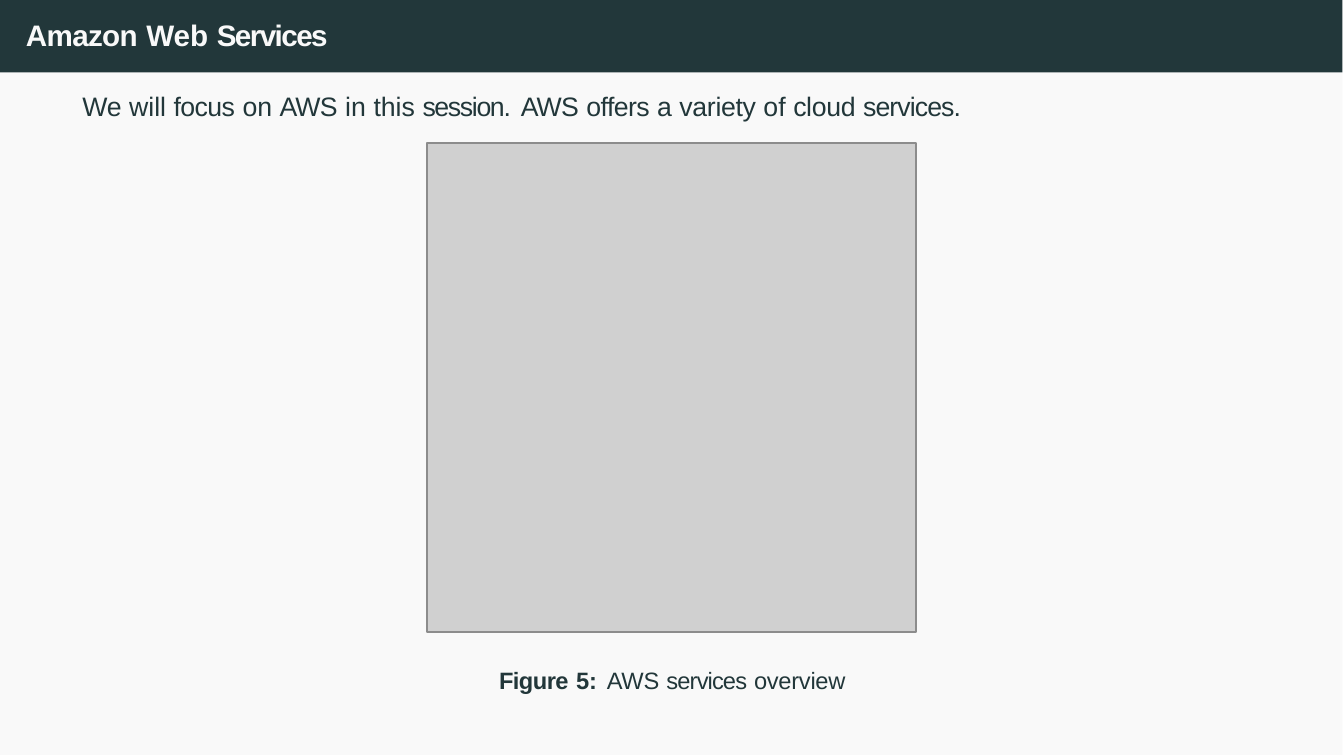
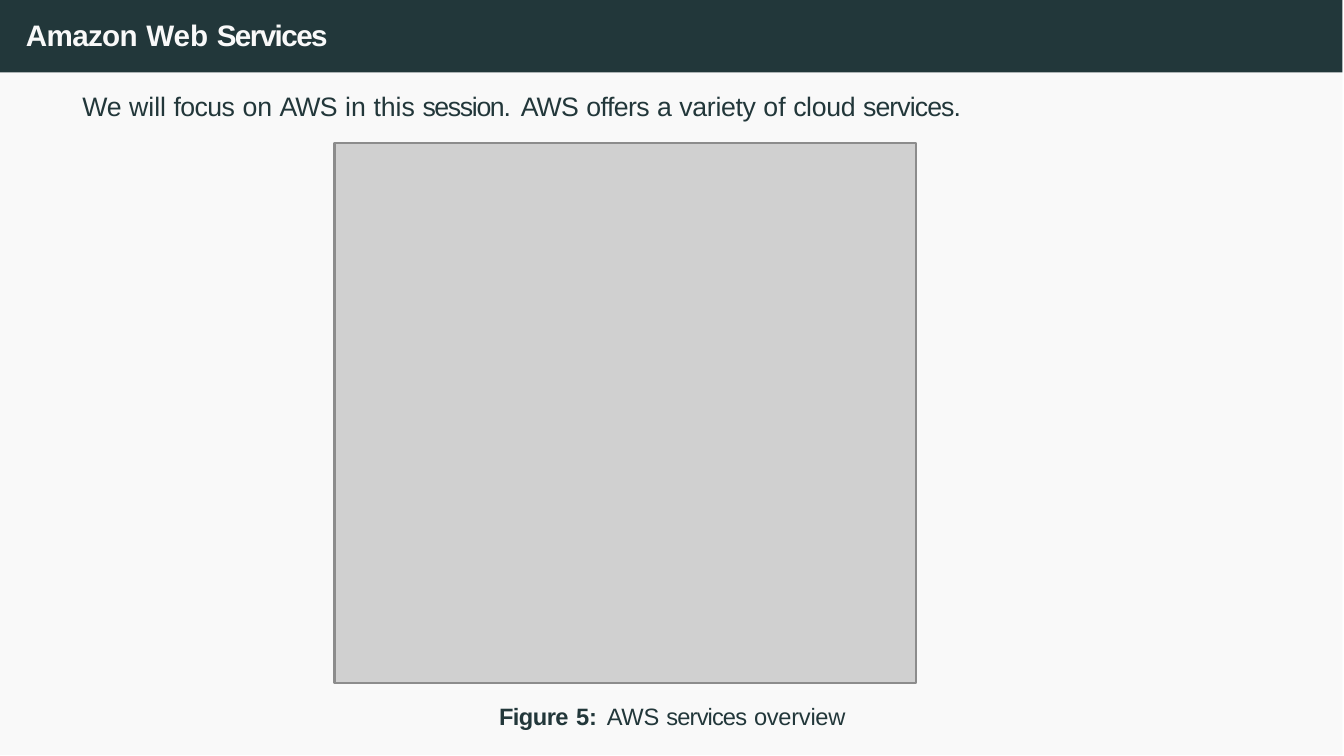
Before and after one commit to joanpaucm/HPDCB, a slide deck: slide 2 of src/slides/Session 3 - Introduction to AWS + EC2-2026.pptx. Drawn at 1344x756 pixels with LibreOffice and Linux fonts; fonts in the diff are those of the drawing; grey boxes stand for pictures. Boxes give left, top, right and bottom in pixels: in the first picture for what was removed or moved away, otherwise in the second. Text is boxed around its words. In the diff, an @@ line names an element or a change of style, - is before the commit and + after.

```diff
--- a/src/slides/Session 3 - Introduction to AWS + EC2-2026.pptx
+++ b/src/slides/Session 3 - Introduction to AWS + EC2-2026.pptx
@@ picture: place and size @@
-picture at (426,143,916,633)
+picture at (334,143,916,684)
@@ text "Figure 5: AWS services overview": place and size @@
-text "Figure 5: AWS services overview" at (499,672,845,694)
+text "Figure 5: AWS services overview" at (499,708,845,730)
```
Also in this commit, not shown: 6 other slides changed, 2 slides removed, 3 other files.
